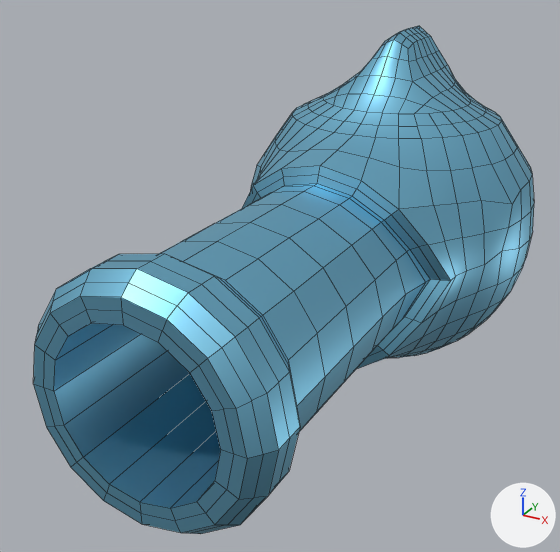
The Blender file assets/models/items/deluxe_torpedo_1.blend, before and after one commit.
The view is the same before and after, from a 50 mm camera at (0.179, -0.481, 0.178) aimed at (-0.015, -0.129, 0.002). The lights are fixed; the arrows at lower right show +X, +Y and +Z. Mesh edges are drawn as thin lines.

The first picture shows 'DeluxeTorpedo'.
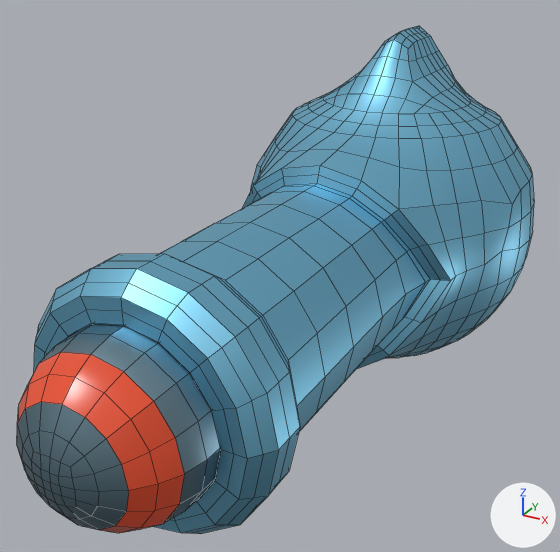
Commit message: Items: Update Deluxe Torpedo Model

What differs and where, as boxes [x1, y1, x2, y2] in the pictures (560 x 552 px):
'DeluxeTorpedoProjectile', added: after [17, 323, 220, 533]
    faces in mat_deluxe_torpedo_projectile (blue #809ead): [17, 323, 220, 530]
    faces in mat_deluxe_torpedo_projectile_stripe (red #e7502e): [17, 352, 184, 533]

Patch to the scene script:
```diff
--- a/assets/models/items/deluxe_torpedo_1.blend.py
+++ b/assets/models/items/deluxe_torpedo_1.blend.py
@@ mat_deluxe_torpedo_projectile_stripe @@
+mat_deluxe_torpedo_projectile_stripe = principled_material('Deluxe Torpedo Projectile Stripe')
+mat_deluxe_torpedo_projectile_stripe.base_color = (0.802, 0.0806, 0.0278)  # red #e7502e
+mat_deluxe_torpedo_projectile_stripe.roughness = 0.3
@@ mat_deluxe_torpedo_projectile @@
+mat_deluxe_torpedo_projectile = principled_material('Deluxe Torpedo Projectile')
+mat_deluxe_torpedo_projectile.base_color = (0.216, 0.343, 0.416)  # blue #809ead
+mat_deluxe_torpedo_projectile.metallic = 1.0
+mat_deluxe_torpedo_projectile.roughness = 0.4
@@ me_sphere_001 @@
+me_sphere_001.from_pydata(...)  # 138 vertices, 124 faces; spans x -0.086..0.086, y -0.065..0.313, z -0.086..0.086
+me_sphere_001.polygons.foreach_set('use_smooth', [True] * 124)
+# faces by material slot: [116, 8]
+me_sphere_001.materials.append(mat_deluxe_torpedo_projectile)  # blue #809ead
+me_sphere_001.materials.append(mat_deluxe_torpedo_projectile_stripe)  # red #e7502e
@@ ob_deluxetorpedoprojectile @@
+ob_deluxetorpedoprojectile = bpy.data.objects.new('DeluxeTorpedoProjectile', me_sphere_001)
+ob_deluxetorpedoprojectile.location = (0.0, -0.2806, 0.0)
+ob_deluxetorpedoprojectile.scale = (0.681, 0.681, 0.681)
+_m = ob_deluxetorpedoprojectile.modifiers.new('Subdivision', 'SUBSURF')
+_m.render_levels = 1
```
